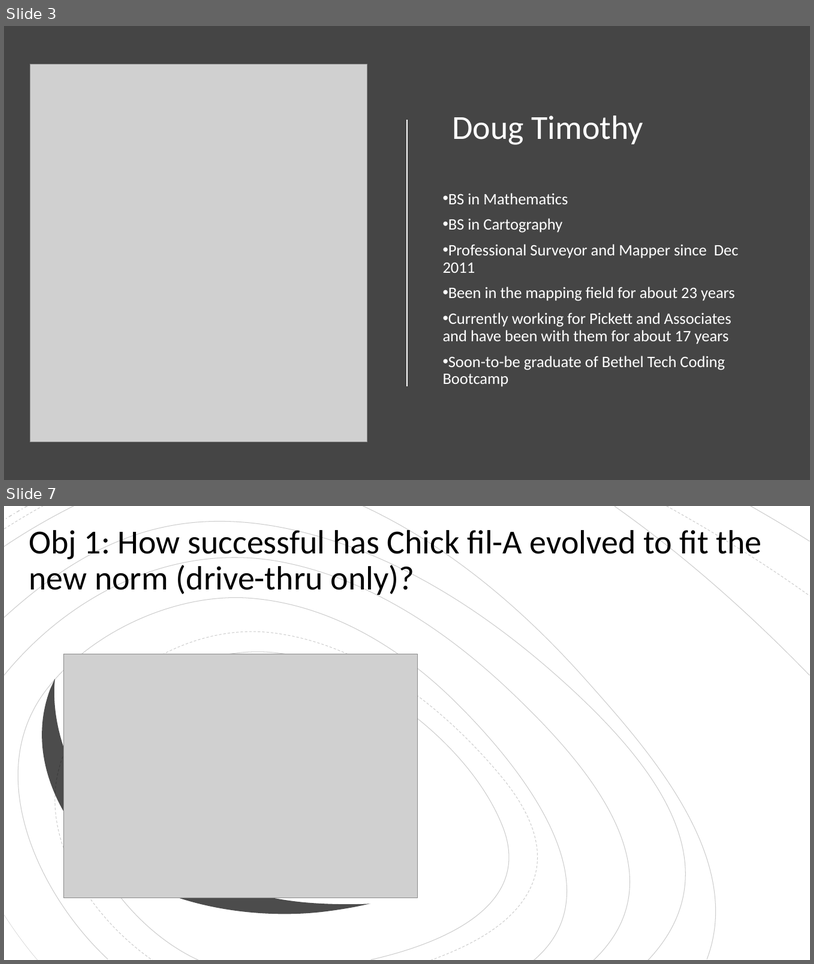
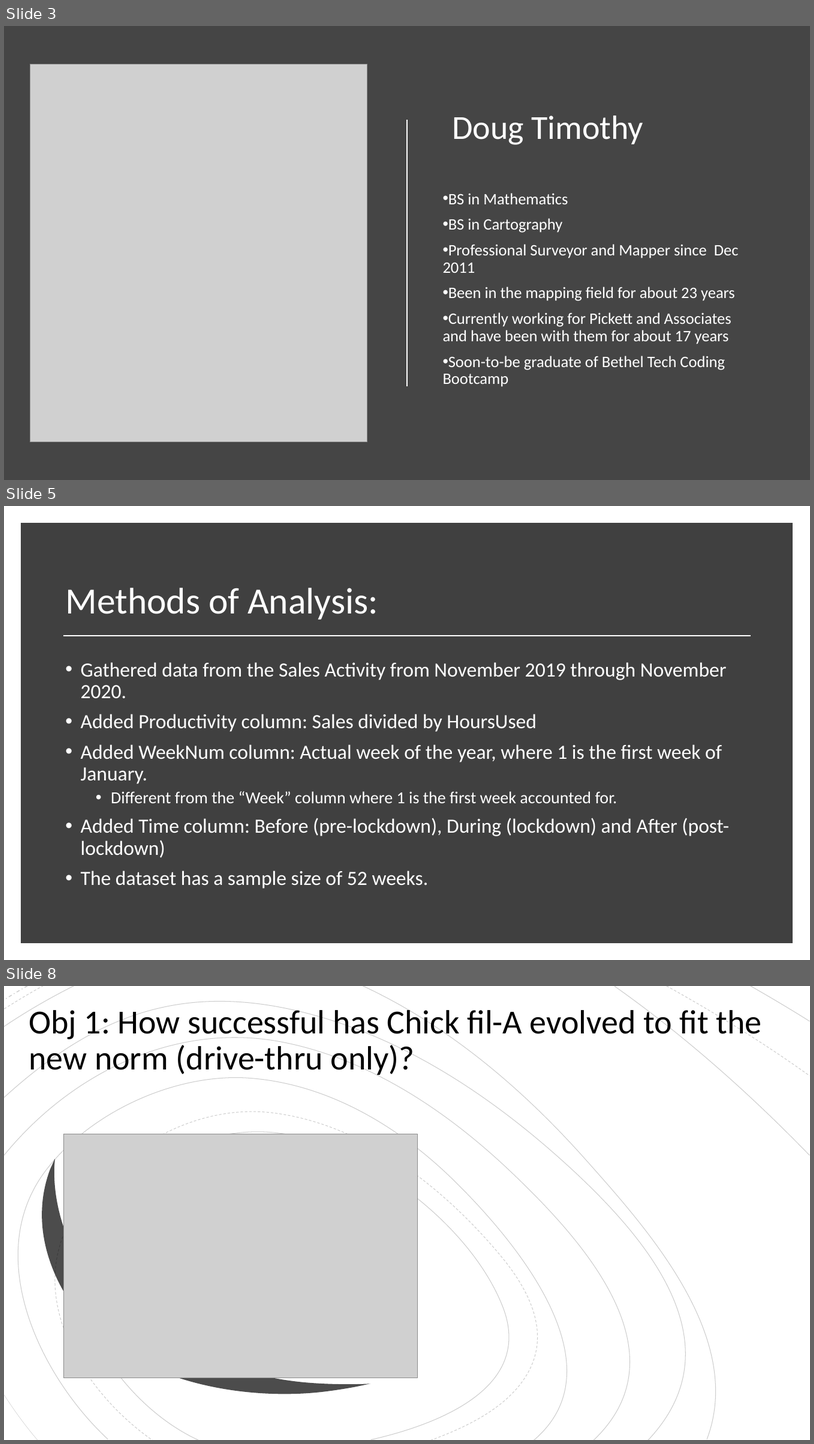
Before and after one commit to East-Coast-Collaboration/Final-Project, a slide deck: Presentation.pptx. Shown one above the other, each under a label of ours: slides 3 and 7 before the commit, slides 3, 5 and 8 after it; the slides between them are not shown. The pictures are 814x964 and 814x1444 pixels, drawn with LibreOffice and Linux fonts; fonts in the diff are those of the drawing; grey boxes stand for pictures. Boxes give left, top, right and bottom in pixels: in the first picture for what was removed or moved away, otherwise in the second. Text is boxed around its words. In the diff, an @@ line names an element or a change of style, - is before the commit and + after.

```diff
--- a/Presentation.pptx
+++ b/Presentation.pptx
@@ slide 5 added at bbox=[4, 506, 810, 960], background #FFFFFF @@
@@ rectangle added at bbox=[25, 527, 789, 939], fill #404040, outline #404040 10 pt @@
@@ title added at bbox=[65, 588, 378, 619], 44 pt, text #FFFFFF @@
+Methods of Analysis:
@@ line added from (63, 636) to (751, 636), #FFFFFF 1.75 pt @@
@@ text added at bbox=[81, 662, 729, 888], 24 pt, text #FFFFFF @@
+• Gathered data from the Sales Activity from November 2019 through November 2020.
+• Added Productivity column: Sales divided by HoursUsed
+• Added WeekNum column: Actual week of the year, where 1 is the first week of January.
+  • Different from the “Week” column where 1 is the first week accounted for.
+• Added Time column: Before (pre-lockdown), During (lockdown) and After (post-lockdown)
+• The dataset has a sample size of 52 weeks.
@@ what was slide 7 is now slide 8 @@
```
Also in this commit, not shown: 5 slides changed, 3 other files.
